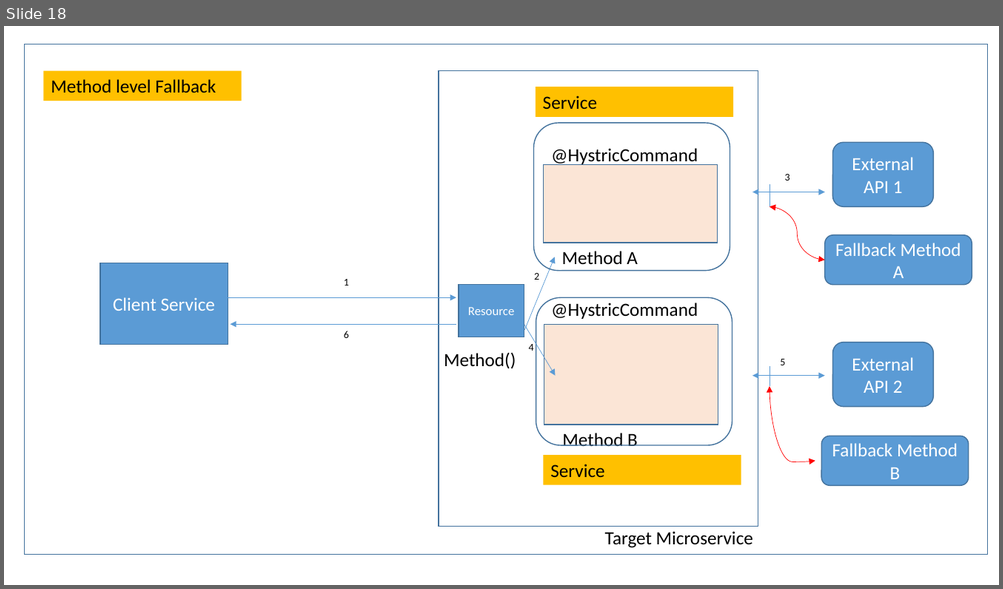
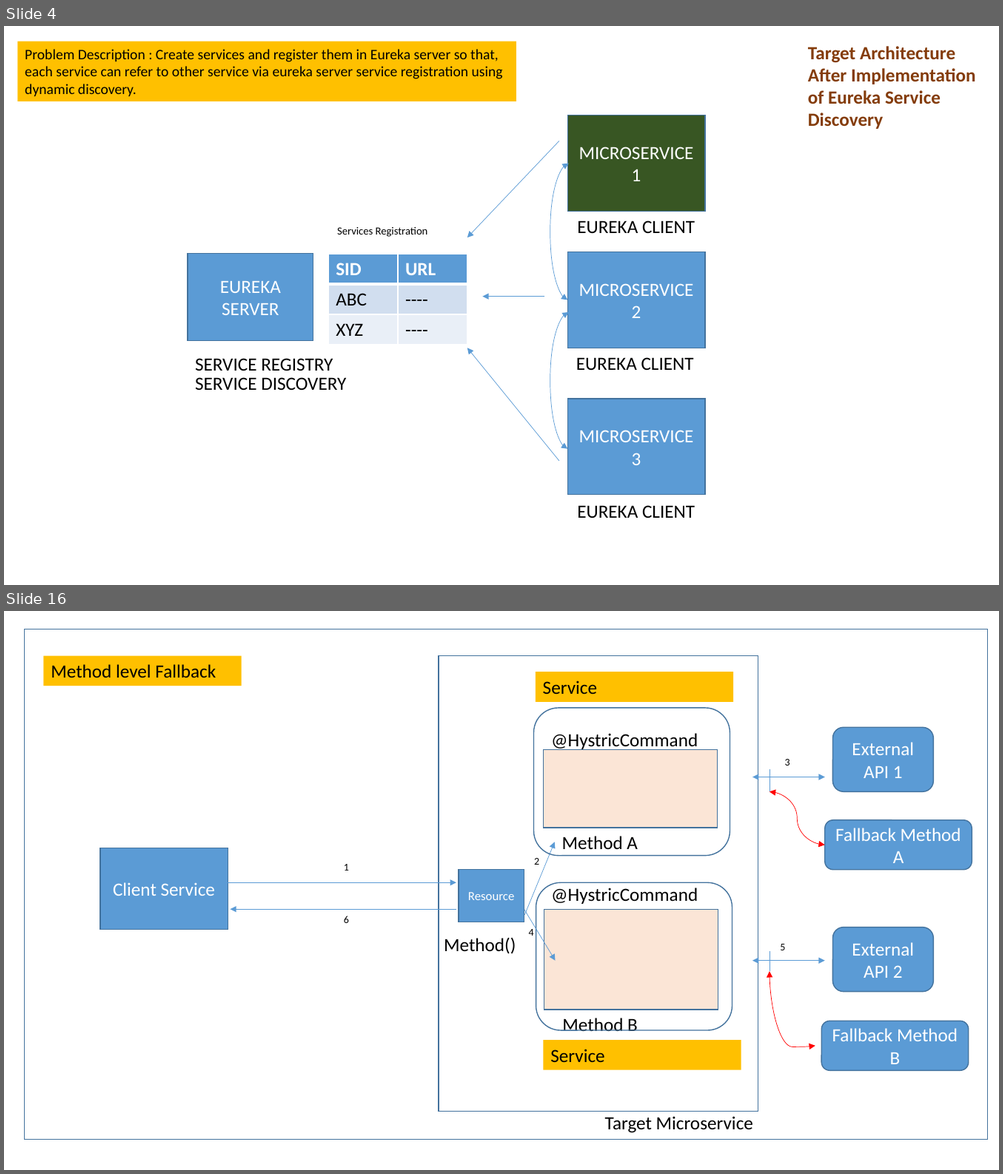
Before and after one commit to krishmetalhead/microservices, a slide deck: Microservice_Architecture_Defined.pptx. Shown one above the other, each under a label of ours: slide 18 before the commit, slides 4 and 16 after it; the slides between them are not shown. The pictures are 1003x589 and 1003x1174 pixels, drawn with LibreOffice and Linux fonts; fonts in the diff are those of the drawing. Boxes give left, top, right and bottom in pixels: in the first picture for what was removed or moved away, otherwise in the second. Text is boxed around its words. In the diff, an @@ line names an element or a change of style, - is before the commit and + after.

```diff
--- a/Microservice_Architecture_Defined.pptx
+++ b/Microservice_Architecture_Defined.pptx
@@ slide 4 added at [4,26,999,585], background #FFFFFF @@
@@ rectangle added at [17,41,516,101], fill #FFC000, 14 pt, text #000000 @@
+Problem Description : Create services and register them in Eureka server so that, each service can refer to other service via eureka server service registration using dynamic discovery.
@@ text added at [808,46,975,129], 18 pt, text #843C0B, bold @@
+Target Architecture After Implementation of Eureka Service Discovery
@@ rectangle added at [567,116,705,212], fill #385723, outline #43739E 1 pt, 18 pt, text #FFFFFF @@
+MICROSERVICE 1
@@ arrow added from (559, 141) to (467, 238), #5B9BD5 0.5 pt @@
@@ curved double arrow added from (569, 164) to (567, 300), #5B9BD5 0.5 pt @@
@@ text added at [577,221,694,234], 18 pt, text #000000 @@
+EUREKA CLIENT
@@ text added at [337,227,428,237], 10.5 pt, text #000000 @@
+Services Registration
@@ rectangle added at [188,254,313,340], fill #5B9BD5, outline #43739E 1 pt, 18 pt, text #FFFFFF @@
+EUREKA SERVER
@@ table added at [329,255,467,346], 3 rows, 2 columns @@
+SID | URL
+ABC | ----
+XYZ | ----
@@ rectangle added at [567,252,705,349], fill #5B9BD5, outline #43739E 1 pt, 18 pt, text #FFFFFF @@
+MICROSERVICE 2
@@ arrow added from (545, 297) to (482, 297), #5B9BD5 0.5 pt @@
@@ curved double arrow added from (569, 312) to (567, 449), #5B9BD5 0.5 pt @@
@@ text added at [195,358,333,371], 18 pt, text #000000 @@
+SERVICE REGISTRY
@@ arrow added from (559, 461) to (467, 349), #5B9BD5 0.5 pt @@
@@ text added at [576,358,694,370], 18 pt, text #000000 @@
+EUREKA CLIENT
@@ text added at [195,378,346,390], 18 pt, text #000000 @@
+SERVICE DISCOVERY
@@ rectangle added at [567,399,705,495], fill #5B9BD5, outline #43739E 1 pt, 18 pt, text #FFFFFF @@
+MICROSERVICE 3
@@ text added at [577,506,694,519], 18 pt, text #000000 @@
+EUREKA CLIENT
@@ what was slide 18 is now slide 16 @@
```
Also in this commit, not shown: 5 slides changed, 30 other slides added, 14 slides removed.
